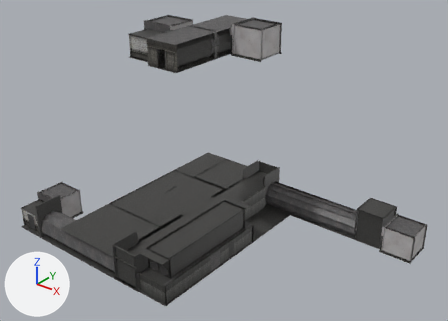
A saved change to the Blender file Rooms/HeavyZone/cont_hcz_049.blend.
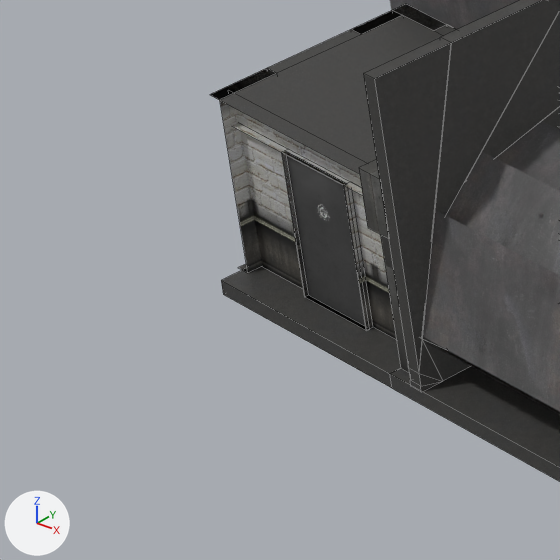
The first picture shows the older version from a camera (50 mm lens) standing at (43.4, -48.1, 34.2) and looking at (4.5, 0.4, 4.1). The close-ups show both versions on the part from 0% to 12% of the width and 62% to 79% of the height of that picture; other places that the commit changed are outside them. The axes (+X, +Y, +Z) are drawn at lower left. The lights are the same throughout. The close-ups show mesh edges as thin lines.

The first close-up shows 'concretefloor', 'ctwalls', 'dirtymetal', 'door01', 'metalpanels'.
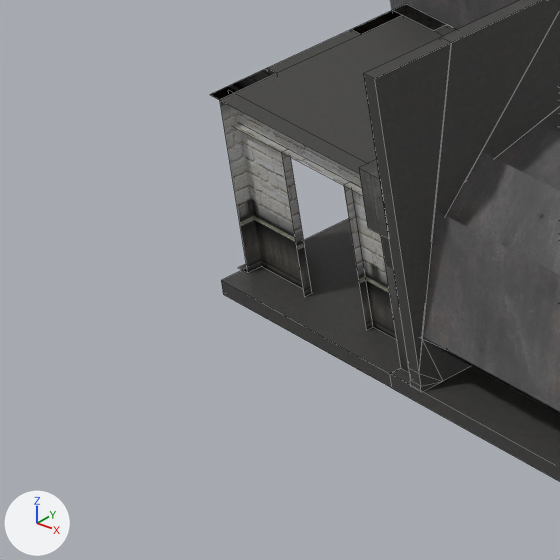
Pixel boxes [x1, y1, x2, y2] of what changed, in the close-ups (560 x 560 px):
'door01', reshaped (not visible afterwards): before [282, 152, 366, 330]

The change, as a list of edits to the scene's bpy script:
```text
Change me_door01_6:
    where me_door01_6.from_pydata(...)  # 40 vertices, 28 faces; spans x -15.8..18.8, y -12.3..13.4, z -6.6..-4.4
    used by ob_door01; location = (0.0, 0.0, 0.0)
    me_door01_6 part 1: the loose piece of 8 vertices spanning x -15.8..-14.6, y -12.3..-12.2, z -6.4..-4.4 is deleted
```
